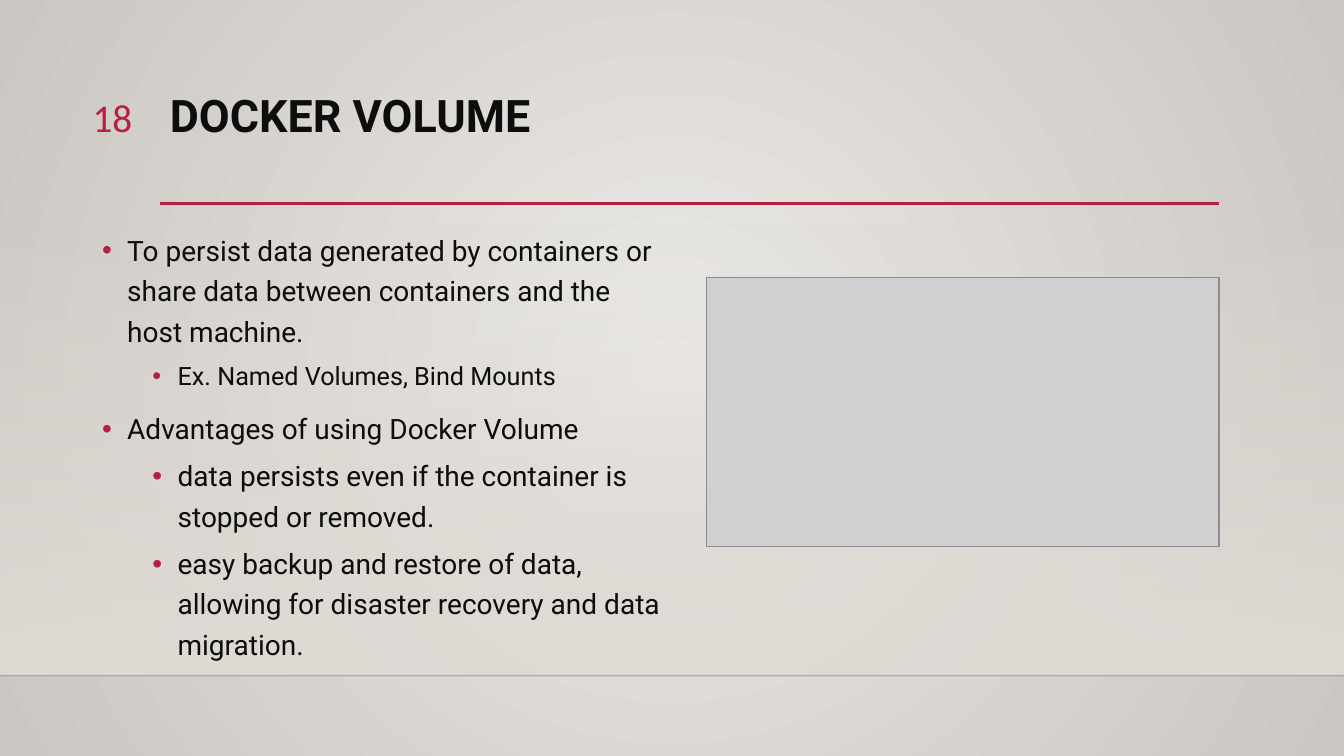
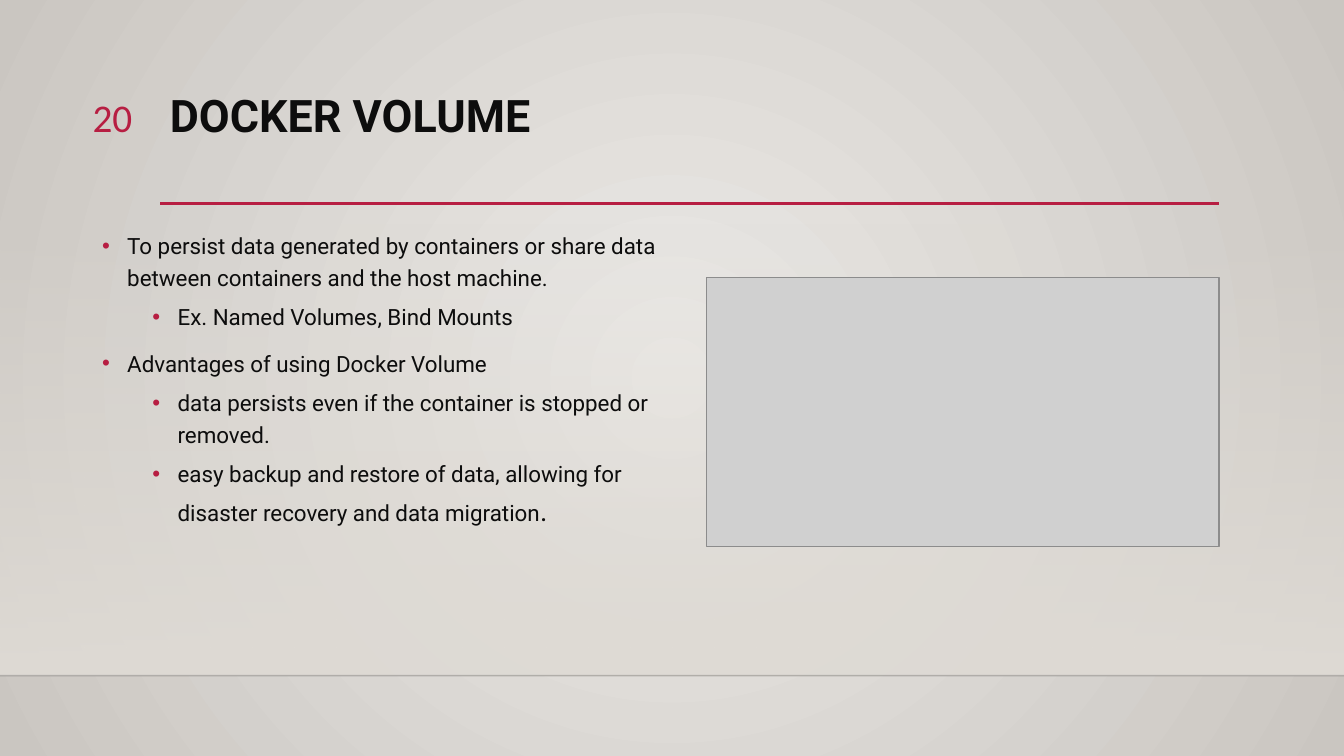
Before and after one commit to ddum-sutd/docker_workshop, a slide deck: slide 20 of Docker_workshop.pptx (slide 18 before the commit). Drawn at 1344x756 pixels with LibreOffice and Linux fonts; fonts in the diff are those of the drawing; grey boxes stand for pictures; background and template pictures are left out. Boxes give left, top, right and bottom in pixels: in the first picture for what was removed or moved away, otherwise in the second. Text is boxed around its words. In the diff, an @@ line names an element or a change of style, - is before the commit and + after.

```diff
--- a/Docker_workshop.pptx
+++ b/Docker_workshop.pptx
@@ page number at <box>93,106,133,132</box>: text changed @@
-18
+20
@@ text "To persist data generated by ..." at <box>127,237,655,526</box>: size 20 to 16 pt in "To persist data generated by containers or ...", "Advantages of using Docker Volume", "data persists even if the container is ...", "easy backup and restore of data, allowing ..."; size 18 to 16 pt in "Ex. Named Volumes, Bind Mounts" @@
```
Also in this commit, not shown: 3 other slides changed, 2 slides added.
